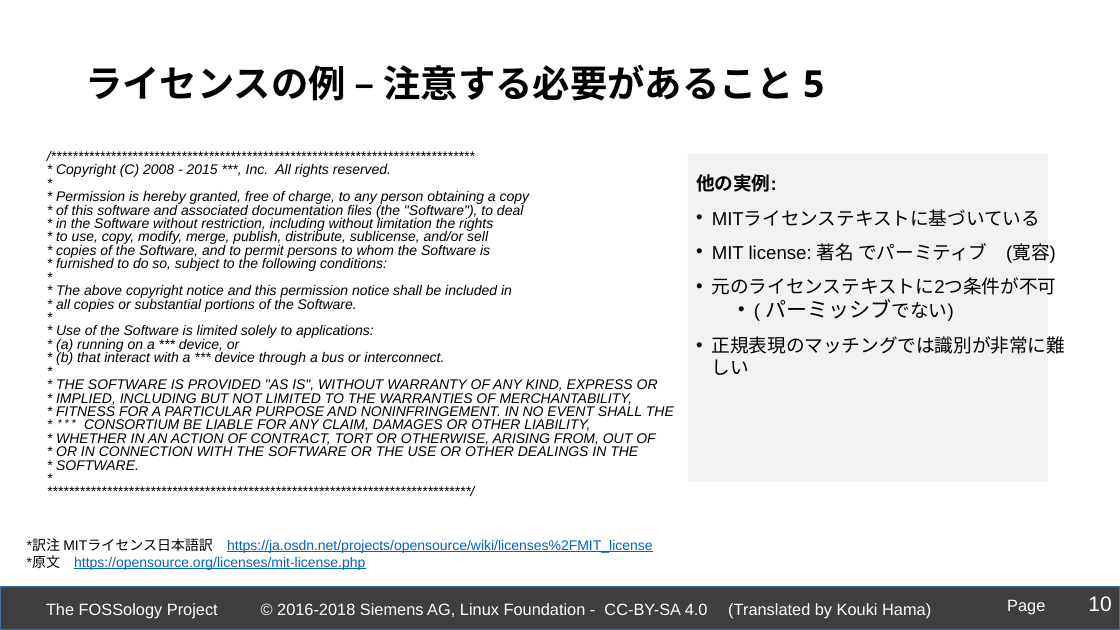
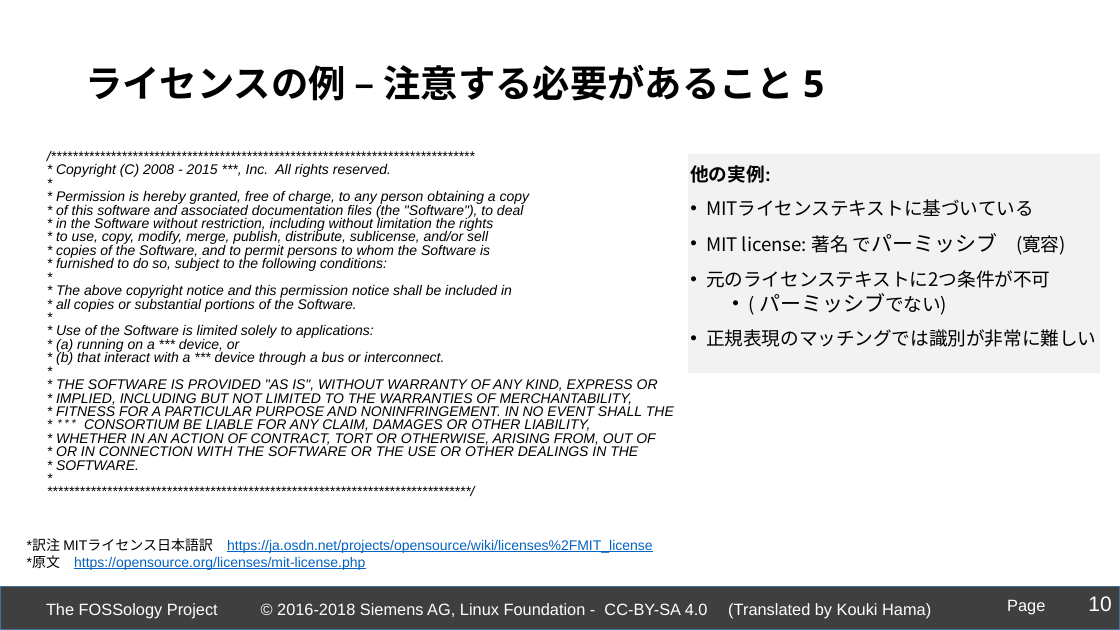
Before and after one commit to fossology/FOSSologySlides, a slide deck: slide 10 of Module-A-JPN-Motivation.pptx. Drawn at 1120x630 pixels with LibreOffice and Linux fonts; fonts in the diff are those of the drawing; background and template pictures are left out. Boxes give left, top, right and bottom in pixels: in the first picture for what was removed or moved away, otherwise in the second. Text is boxed around its words. In the diff, an @@ line names an element or a change of style, - is before the commit and + after.

```diff
--- a/Module-A-JPN-Motivation.pptx
+++ b/Module-A-JPN-Motivation.pptx
@@ text "他の実例:" moved from (x1=696, y1=174, x2=1065, y2=375) to (x1=690, y1=165, x2=1097, y2=347) @@
@@ rectangle resized from (x1=688, y1=154, x2=1049, y2=482) to (x1=688, y1=154, x2=1101, y2=373) @@
@@ text at (x1=706, y1=199, x2=1097, y2=347): font Arial to Noto Sans CJK JP in "MITライセンステキストに基づいている", "元のライセンステキストに2つ条件が不可", "( パーミッシブでない)", "正規表現のマッチングでは識別が非常に難しい" @@
@@ text at (x1=706, y1=233, x2=1066, y2=255): text changed; font Arial to Noto Sans CJK JP @@
-• MIT license: 著名 でパーミティブ (寛容)
+• MIT license: 著名 でパーミッシブ (寛容)
```
Also in this commit, not shown: 10 other slides changed, 4 other files.
